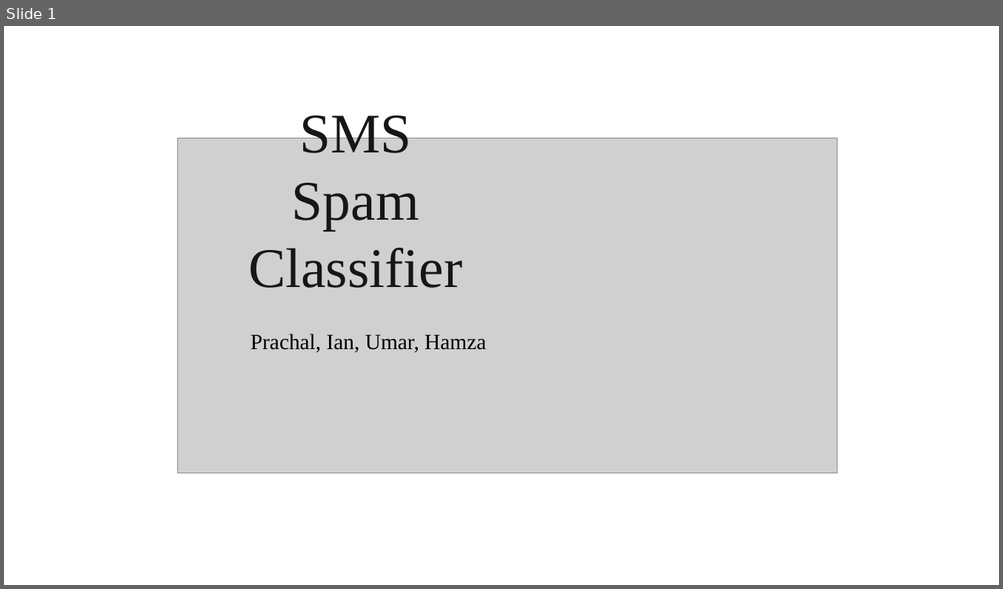
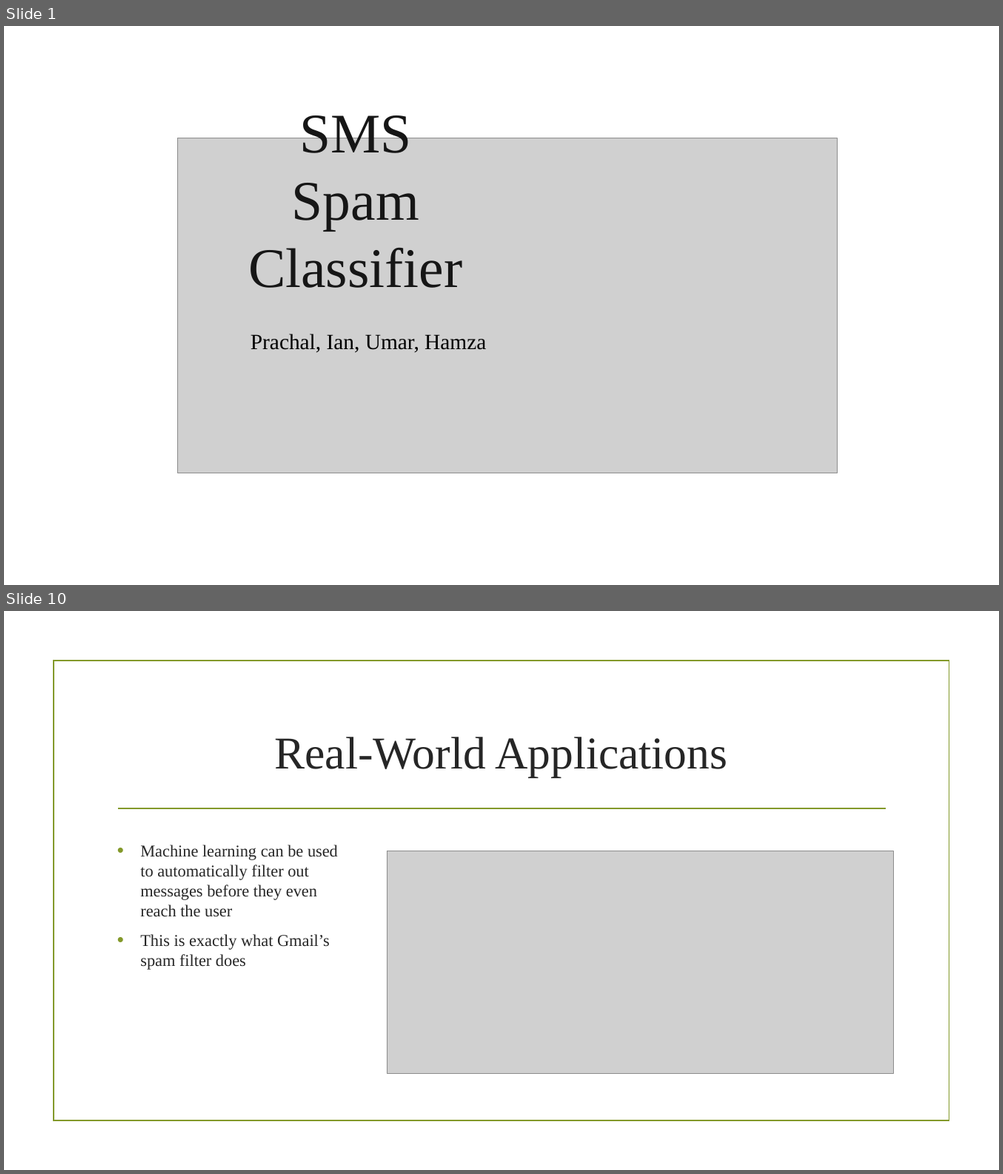
Before and after one commit to devdada/CS-418-Final-Project, a slide deck: SMS Spam Classifier.pptx. Shown one above the other, each under a label of ours: slide 1 before the commit, slides 1 and 10 after it; the slides between them are not shown. The pictures are 1003x589 and 1003x1174 pixels, drawn with LibreOffice and Linux fonts; fonts in the diff are those of the drawing; grey boxes stand for pictures; background and template pictures are left out. Boxes give left, top, right and bottom in pixels: in the first picture for what was removed or moved away, otherwise in the second. Text is boxed around its words. In the diff, an @@ line names an element or a change of style, - is before the commit and + after.

```diff
--- a/SMS Spam Classifier.pptx
+++ b/SMS Spam Classifier.pptx
@@ slide 10 added at (4,611,999,1170), background picture (left out) @@
@@ rectangle added at (54,661,948,1122), outline #83992A 1.25 pt @@
@@ title added at (274,737,727,777), 44 pt, text #262626 @@
+Real-World Applications
@@ line added from (118, 809) to (885, 809), #83992A 1.25 pt @@
@@ text added at (140,845,338,970), 16 pt, text #262626 @@
+• Machine learning can be used to automatically filter out messages before they even reach the user
+• This is exactly what Gmail’s spam filter does
@@ picture added at (387,851,893,1073) @@
```
Also in this commit, not shown: 2 slides changed, 6 other slides added, 1 slide removed.
